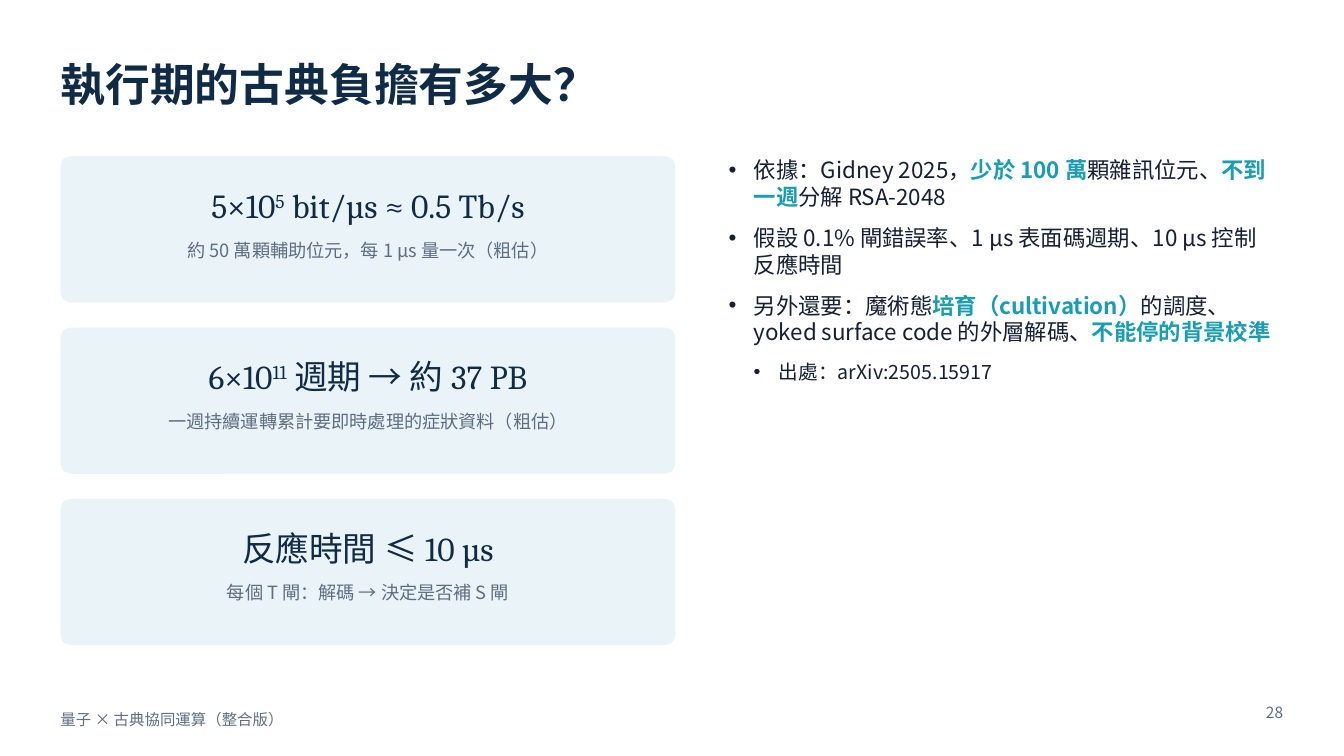
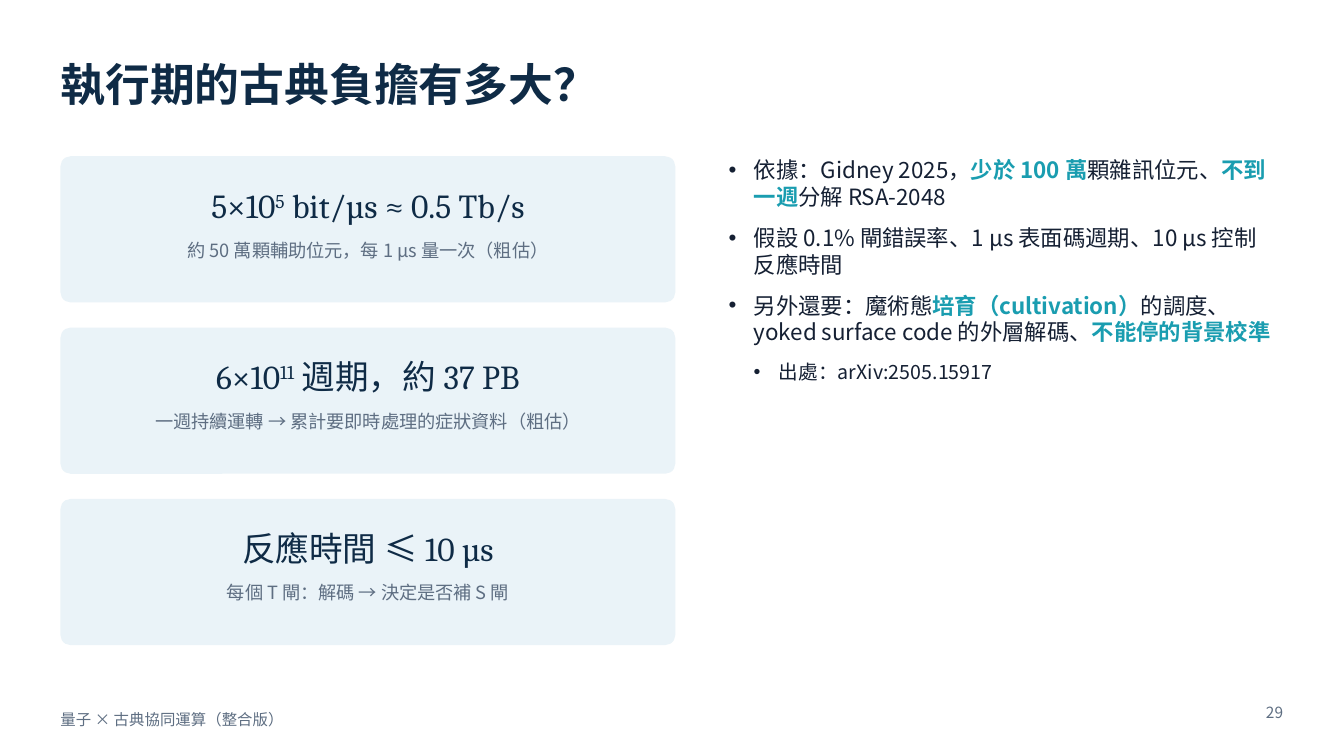
Before and after one commit to pcpcchen-coder/QuantumComputing, a slide deck: slide 29 of slides/output/qpu-classical-integrated.pptx (slide 28 before the commit). Drawn at 1344x756 pixels with LibreOffice and Linux fonts; fonts in the diff are those of the drawing. Boxes give left, top, right and bottom in pixels: in the first picture for what was removed or moved away, otherwise in the second. Text is boxed around its words. In the diff, an @@ line names an element or a change of style, - is before the commit and + after.

```diff
--- a/slides/output/qpu-classical-integrated.pptx
+++ b/slides/output/qpu-classical-integrated.pptx
@@ text at (216, 361, 519, 393): text changed @@
-6×1011 週期 → 約 37 PB
+6×1011 週期，約 37 PB
@@ text at (155, 412, 580, 430): text changed @@
-一週持續運轉累計要即時處理的症狀資料（粗估）
+一週持續運轉 → 累計要即時處理的症狀資料（粗估）
@@ page number at (1266, 706, 1283, 718): text changed @@
-28
+29
```
Also in this commit, not shown: 4 other slides changed, 7 slides added, 9 other files.
